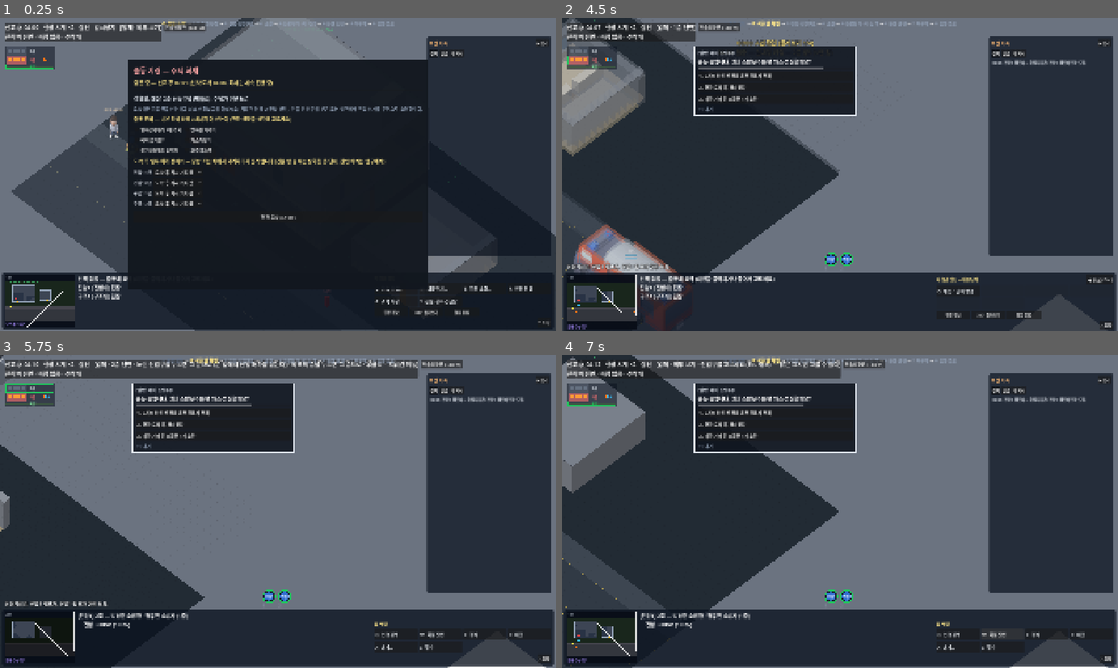
Above: before the commit, frames 1-4 (two rows, left to right).
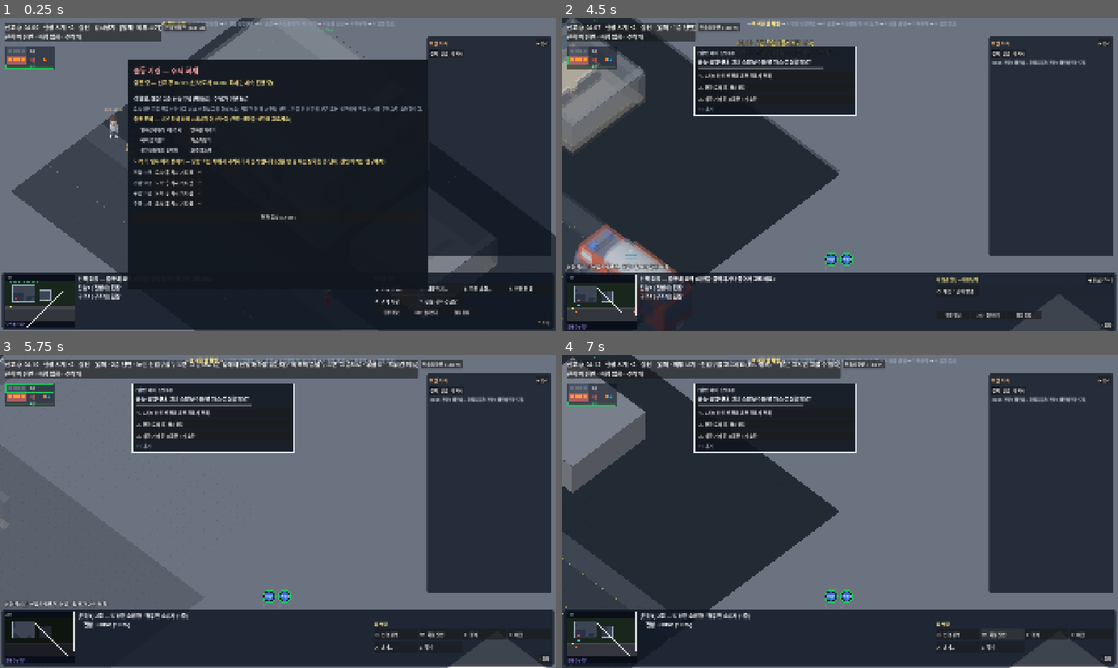
Above: after the commit, the same moments.

Repository: koo2957-collab/golden-time-game
Game: Godot game, scene res://scenes/world/world.tscn
Two runs of this game, one before a commit and one after it. Both use one fixed random seed, a clock stepped at 60 frames per second and the inputs below. This scene is started directly instead of the project's main scene.
Inputs (mouse positions are in pixels of both pictures, inside the frame that each line leads up to):
- Up to frame 1 (0.25 s): no input
- Up to frame 2 (4.5 s): click "현장 도착 (Enter)" at 0.5 s; tap Enter at 1.25 s; drag from (600, 299) to (895, 105) at 1.27 s; click "Q 전략 변경…" at 2 s; click "◀ 뒤로 (Esc)" at 2.75 s; click "W 대응단계…" at 3.5 s; drag from (589, 58) to (812, 237) at 4.27 s
- Up to frame 3 (5.75 s): move the mouse to (278, 599) at 5.02 s; hold Page Up (floor_up) from 5.03 s (still down); tap Right (camera_right) at 5.1 s; click (278, 599) at 5.17 s
- Up to frame 4 (7 s): release Page Up (floor_up) at 5.75 s; click "Q 인명검색" at 5.75 s; click "W 화점진압" at 6.5 s

The runs differ from the first frame. In frame 2, 0.4% of the frame differs, in the area x 0-14%, y 16-45%; in frame 3, 10%, in the area x 0-37%, y 28-100%; in frame 4, nothing differs.

Commit message:
F01: 짝 층 25%·층 이름표, 앞벽 자리 점선 테두리, 실내 벽·문 두께 1/3 (이음새 없이)
Co-Authored-By: Claude Opus 5.5 <noreply@anthropic.com>

Diff:
--- a/data/ui/view_params.json
+++ b/data/ui/view_params.json
@@ -9,6 +9,9 @@
   "front_wall_alpha": {"value": 0.15, "source": "화면 설정", "note": "앞 바깥벽(남·동) 면 진하기 (2026-11-11 사용자 결정 15%). 문·창은 진하게 그대로"},
   "wall_cap_alpha": {"value": 0.75, "source": "화면 설정", "note": "앞 바깥벽 꼭대기 띠 진하기 — 면이 투명해도 건물 경계가 또렷하게"},
   "inner_wall_m": {"value": 1.2, "source": "화면 설정", "note": "실내 벽 높이 — 진한 벽 + 윗면 단면 띠 (2026-11-12 사용자 결정: 그라데이션을 없애 구조를 또렷하게)"},
+  "partner_alpha": {"value": 0.25, "source": "화면 설정", "note": "비켜 놓은 짝 층(고른 층이 아닌 층) 진하기 — 고른 층이 어느 층인지 한눈에 (2026-11-12 사용자 결정 25%)"},
+  "inner_wall_thick": {"value": 0.34, "source": "화면 설정", "note": "실내 벽 두께 = 칸(0.5m)의 이 비율 ≈ 17cm, 바깥벽의 1/3 (2026-11-12 사용자 결정)"},
+  "open_wall_alpha": {"value": 0.5, "source": "화면 설정", "note": "없앤 앞 바깥벽 자리 테두리 진하기 (바닥선 실선, 꼭대기·모서리 점선)"},
   "unit_hole_px": {"value": 60, "source": "화면 설정", "note": "비켜 놓은 위층이 아래층 대원·요구조자를 가릴 때 위층을 반투명하게 할 둘레 반지름 (화면 px, 줌 1 기준)"},
   "unit_hole_alpha": {"value": 0.3, "source": "화면 설정", "note": "그 둘레의 위층 진하기"},
   "upper_shadow_alpha": {"value": 0.2, "source": "화면 설정", "note": "비켜 놓은 위층이 아래층 바닥에 드리우는 그림자 진하기"},
--- a/scripts/ui/building/floor_layer.gd
+++ b/scripts/ui/building/floor_layer.gd
@@ -925,6 +925,8 @@
 	elif not thermal:
 		_draw_smoke()
 	_draw_blasts()
+	if not _outside():
+		_draw_open_walls()
 	if _glow:
 		_glow.spots = _glow_spots if not thermal and not _outside() else []
 		_glow.queue_redraw()
@@ -1040,6 +1042,11 @@
 		var k := cells[n]
 		var t := types[n]
 		var structure := t == BuildingData.Cell.WALL or t == BuildingData.Cell.WINDOW
+		if structure:
+			@warning_ignore("integer_division")
+			var wk := stack.wall_kind(level, k % b.width, k / b.width, _outside())
+			if wk == FloorStack.Wall.HALF or wk == FloorStack.Wall.OPEN:
+				structure = false
 		var color: Color
 		if thermal:
 			@warning_ignore("integer_division")
@@ -1192,8 +1199,8 @@
 				FloorStack.Wall.OPEN:
 					pass  # 인형집: 앞 바깥벽은 그리지 않는다 (문·창은 따로)
 				FloorStack.Wall.HALF:
-					# 실내 벽: 허리 높이 진한 벽 + 윗면 단면 띠 (2026-11-12: 구조를 또렷하게)
-					_block(x, y, 0.0, wh, _structure_color(skin.color("wall")), _cut_top(wh))
+					# 실내 벽: 허리 높이 진한 벽 + 윗면 단면 띠, 두께는 바깥벽의 1/3 (2026-11-12 사용자 결정)
+					_thin_wall(x, y, 0.0, wh, _structure_color(skin.color("wall")), _cut_top(wh))
 				_:
 					_block(x, y, 0.0, wh, _structure_color(skin.color("wall")), _cut_top(wh))
 		BuildingData.Cell.WINDOW:
@@ -1254,7 +1261,11 @@
 	var top := proj.to_screen(Vector2(x + 0.5, y + 0.5), minf(DOOR_TOP_M, _wall_height(x, y)) + 0.3)
 	var first := Vector2i(x, y) == o.cells[0]
 	if not o.is_open:
-		_block(x, y, 0.0, minf(DOOR_TOP_M, _wall_height(x, y)), _structure_color(PlanStyle.CELL_COLORS[BuildingData.Cell.DOOR]))
+		var dc := _structure_color(PlanStyle.CELL_COLORS[BuildingData.Cell.DOOR])
+		if stack.wall_kind(level, x, y, _outside()) == FloorStack.Wall.HALF:
+			_thin_wall(x, y, 0.0, minf(DOOR_TOP_M, _wall_height(x, y)), dc, Color(0, 0, 0, 0))
+		else:
+			_block(x, y, 0.0, minf(DOOR_TOP_M, _wall_height(x, y)), dc)
 		if o.locked and first and not thermal:
 			draw_string(PlanStyle.font(), top + Vector2(-30, 0), "잠김", HORIZONTAL_ALIGNMENT_CENTER, 60, 12, Color("ffcc80"))
 	elif o.forced:
@@ -1843,6 +1854,64 @@
 	_quad(sw + lo, se + lo, se + hi, sw + hi, Color(side_color.darkened(SOUTH_SHADE), side_color.a))
 	_quad(ne + lo, se + lo, se + hi, ne + hi, Color(side_color.darkened(EAST_SHADE), side_color.a))
 	_quad(nw + hi, ne + hi, se + hi, sw + hi, top_color if top_color.a > 0.0 else color)
+
+
+## 얇은 벽 한 칸: 가로 막대(서↔동)와 세로 막대(북↔남)를 이어 그린다. 두께 = 칸 × inner_wall_thick.
+## 이웃 칸으로 벽이 이어지는 쪽 끝면은 그리지 않아 이음새 줄무늬가 생기지 않는다. 그리는 순서: 북쪽 팔 → 가로 막대 → 남쪽 팔
+func _thin_wall(x: int, y: int, h0: float, h1: float, color: Color, top: Color) -> void:
+	var b := sim.building
+	var wallish := [BuildingData.Cell.WALL, BuildingData.Cell.DOOR, BuildingData.Cell.WINDOW]
+	var has := func(dx: int, dy: int) -> bool: return b.in_bounds(x + dx, y + dy) and b.cell(level, x + dx, y + dy) in wallish
+	var t := clampf(stack.params.inner_wall_thick, 0.05, 1.0) * 0.5
+	var cx := x + 0.5
+	var cy := y + 0.5
+	var w: bool = has.call(-1, 0)
+	var e: bool = has.call(1, 0)
+	var n: bool = has.call(0, -1)
+	var sth: bool = has.call(0, 1)
+	if n:
+		_thin_box(Vector2(cx - t, y), Vector2(cx + t, cy - t), h0, h1, color, top, false, true)
+	var x0 := float(x) if w else cx - t
+	var x1 := float(x + 1) if e else cx + t
+	_thin_box(Vector2(x0, cy - t), Vector2(x1, cy + t), h0, h1, color, top, not sth or x1 - x0 > 2.0 * t + 0.001, not e)
+	if sth:
+		_thin_box(Vector2(cx - t, cy + t), Vector2(cx + t, y + 1), h0, h1, color, top, false, true)
+
+
+## 상자 (_box와 같고 남·동 면을 고를 수 있다)
+func _thin_box(p0: Vector2, p1: Vector2, h0: float, h1: float, color: Color, top: Color, south: bool, east: bool) -> void:
+	var nw := proj.to_screen(p0)
+	var ne := proj.to_screen(Vector2(p1.x, p0.y))
+	var se := proj.to_screen(p1)
+	var sw := proj.to_screen(Vector2(p0.x, p1.y))
+	var lo := Vector2(0, -h0 * IsoProjection.PX_PER_M)
+	var hi := Vector2(0, -h1 * IsoProjection.PX_PER_M)
+	if south:
+		_quad(sw + lo, se + lo, se + hi, sw + hi, Color(color.darkened(SOUTH_SHADE), color.a))
+	if east:
+		_quad(ne + lo, se + lo, se + hi, ne + hi, Color(color.darkened(EAST_SHADE), color.a))
+	_quad(nw + hi, ne + hi, se + hi, sw + hi, top if top.a > 0.0 else color)
+
+
+## 없앤 앞 바깥벽 자리 (인형집, 2026-11-12): 바닥선은 얇은 실선, 벽 꼭대기선·양 끝 세로선은 반투명 점선
+func _draw_open_walls() -> void:
+	var a := stack.params.open_wall_alpha
+	var line := Color(1, 1, 1, a)
+	var dash := Color(1, 1, 1, a * 0.85)
+	for run: Dictionary in _ghost_wall_runs(level):
+		if not run.outer:
+			continue
+		var ac := Vector2i(run.a.floor())
+		if stack.wall_kind(level, ac.x, ac.y, false) != FloorStack.Wall.OPEN:
+			continue
+		var a0 := proj.to_screen(run.a, 0.02)
+		var b0 := proj.to_screen(run.b, 0.02)
+		var a1 := proj.to_screen(run.a, CEILING_M)
+		var b1 := proj.to_screen(run.b, CEILING_M)
+		draw_line(a0, b0, line, 1.5)
+		draw_dashed_line(a1, b1, dash, 1.5, 6.0)
+		draw_dashed_line(a0, a1, dash, 1.2, 6.0)
+		draw_dashed_line(b0, b1, dash, 1.2, 6.0)
 
 
 ## 투명한 벽 한 칸: 이웃이 벽(벽·문·창)인 쪽 면은 그리지 않아 겹친 이음새가 보이지 않는다.
--- a/scripts/ui/building/view_params.gd
+++ b/scripts/ui/building/view_params.gd
@@ -18,6 +18,9 @@
 var wall_cap_alpha := 0.75
 var inner_wall_m := 1.2
 var stack_mode := "stagger"
+var partner_alpha := 0.25
+var inner_wall_thick := 0.34
+var open_wall_alpha := 0.5
 var unit_hole_px := 60.0
 var unit_hole_alpha := 0.3
 var upper_shadow_alpha := 0.2
@@ -69,6 +72,9 @@
 	wall_cap_alpha = float(_value(data, "wall_cap_alpha", wall_cap_alpha))
 	inner_wall_m = float(_value(data, "inner_wall_m", inner_wall_m))
 	stack_mode = str(_value(data, "stack_mode", stack_mode))
+	partner_alpha = float(_value(data, "partner_alpha", partner_alpha))
+	inner_wall_thick = float(_value(data, "inner_wall_thick", inner_wall_thick))
+	open_wall_alpha = float(_value(data, "open_wall_alpha", open_wall_alpha))
 	unit_hole_px = float(_value(data, "unit_hole_px", unit_hole_px))
 	unit_hole_alpha = float(_value(data, "unit_hole_alpha", unit_hole_alpha))
 	upper_shadow_alpha = float(_value(data, "upper_shadow_alpha", upper_shadow_alpha))
--- a/scripts/ui/iso_view.gd
+++ b/scripts/ui/iso_view.gd
@@ -171,7 +171,8 @@
 			layer.ghost_mode = 0
 		else:
 			layer.ghost_mode = 0 if depth == 0 else (1 if depth == 1 else 2)
-		layer.modulate = Color.WHITE
+		# 비켜 놓기: 고른 층이 아닌 짝 층은 흐리게 (2026-11-12 사용자 결정 25%)
+		layer.modulate = Color(1, 1, 1, params.partner_alpha) if stack.staggered() and depth > 0 else Color.WHITE
 	# 위층: 지금 층 위로 FLOOR_GAP_PX씩 올려 반투명 (외부 보기에서는 숨김)
 	var above: Array[int] = []
 	if not _exterior and stack != null:
@@ -192,8 +193,8 @@
 		up.ghost_mode = 0 if stack.staggered() else (1 if k == 0 else 3)
 		up.refresh()
 		up.position = -stack.offset_vec(k + 1)
-		# 위층도 실루엣만 (F01) — 투명도는 선 색에 들어 있다
-		up.modulate = Color.WHITE
+		# 비켜 놓기: 짝 위층은 흐리게 (25%). 예전 방식은 투명도가 선 색에 들어 있다
+		up.modulate = Color(1, 1, 1, params.partner_alpha) if stack.staggered() else Color.WHITE
 
 
 func _configure(layer: FloorLayer, depth: int, shown: Array[int], ext: bool) -> void:
@@ -257,6 +258,14 @@
 		_links.draw_circle(a, 4.0, color)
 		_links.draw_circle(b, 4.0, color)
 		_links.draw_string(PlanStyle.font(), (a + b) * 0.5 + Vector2(8, 0), "%s 계단" % st.label(lower, i), HORIZONTAL_ALIGNMENT_LEFT, -1, 13, color)
+	# 층 이름표: 각 층 앞쪽 왼쪽 모서리에 "N층" (고른 층은 진하게)
+	for spec in [[lower, lower_y], [upper, upper_y]]:
+		var lv: int = spec[0]
+		var fpl := sim.building.footprint(lv)
+		var at: Vector2 = _proj.to_screen(Vector2(fpl.position.x, fpl.end.y), 0.0) + spec[1] + Vector2(-70, 20)
+		var mine := lv == _level
+		_links.draw_string(PlanStyle.font(), at, sim.building.floor_name(lv) + (" ◀ 지금 층" if mine else ""), HORIZONTAL_ALIGNMENT_LEFT, -1, 22 if mine else 18,
+			Color(1, 0.92, 0.55, 1.0) if mine else Color(1, 1, 1, 0.55))
 	# 분해도 안내선: 아래층 건물 모서리 → 위층 같은 모서리 (들어 올린 층이라는 표시)
 	var fp := sim.building.footprint(lower)
 	var guide := Color(1, 1, 1, params.stagger_guide_alpha)
--- a/tests/ui_smoke.gd
+++ b/tests/ui_smoke.gd
@@ -536,7 +536,9 @@
 	mup.pressed = false
 	mup.position = mmove.position
 	root.push_input(mup, true)
-	await process_frame
+	# 무거운 때(뒤에서 테스트가 돌 때)는 한 프레임으로 부족하다
+	for i in 3:
+		await process_frame
 	_check("미니맵 끌기 → 화면 따라 이동", world.camera.position != cam_before, true)
 	sim.plan.acquire("상황실", sim.clock.tick)
 	_check("도면 → 미니맵 평면도 열림", mm.unlocked(), true)
Binary file changed: docs/ref/cutaway_exterior.png
Binary file changed: docs/ref/cutaway_interior.png
Not shown, changed: docs/decisions.md
